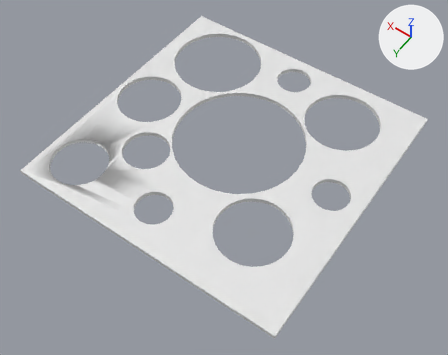
The FBX model Assets/Models/occlusionBox02.fbx as it was, and as the next commit left it.
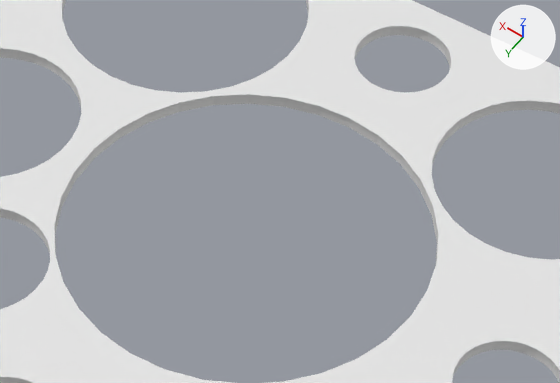
There are two pictures of each version: one whole from a 50 mm lens placed at (-4.78, 6.93, 9.69), pointed at (-0.19, 0.5, -0.41), one close up on the part from 34% to 78% of the width and 17% to 55% of the height. Every picture has the same lights, and +X, +Y and +Z are marked at upper right. Where no turn or scale is listed for an object, it has been applied to the vertices.
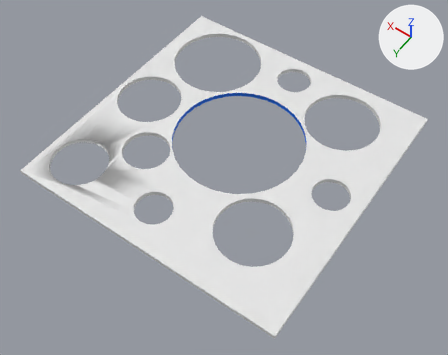
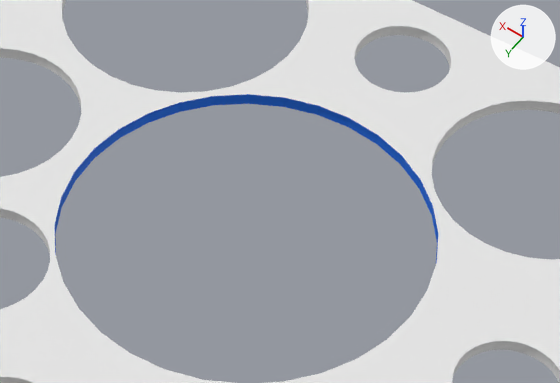
Where the change shows, as pixel boxes [x1, y1, x2, y2] in the close-ups (560 x 383 px):
```json
{"part": 1, "of": "me_cube_003", "change": "recoloured", "before": [55, 94, 438, 263], "after": [55, 94, 438, 263], "on screen": "white to blue"}
```

Scene script edits in JSON lines:
```json
{"op": "add", "block": "mat_material_002", "code": ["mat_material_002 = principled_material('Material.002')", "mat_material_002.base_color = (0.00741, 0.153, 0.8)  # blue #156de7", "mat_material_002.roughness = 0.69"]}
{"op": "add", "block": "mat_material_001", "code": ["mat_material_001 = principled_material('Material.001')", "mat_material_001.base_color = (0.8, 0.8, 0.8)  # white #e7e7e7", "mat_material_001.roughness = 0.69"]}
{"block": "me_cube_003", "where": "me_cube_003.from_pydata(...)  # 977 vertices, 656 faces; spans x -3.0..3.0, y -3.0..3.0, z -0.05..0.05"}
{"block": "me_cube_003", "where": "# used by ob_cube; location = (0.0, 0.0, 0.0)"}
{"block": "me_cube_003", "change": "me_cube_003 part 1: 64 of the faces centred in x -1.46..1.3, y -1.56..1.19, z -0.03..0.03 switch from no material to mat_material_002 (blue #156de7)"}
{"op": "add", "block": "me_cube_003", "code": "me_cube_003.materials.append(mat_material_001)  # white #e7e7e7"}
```
